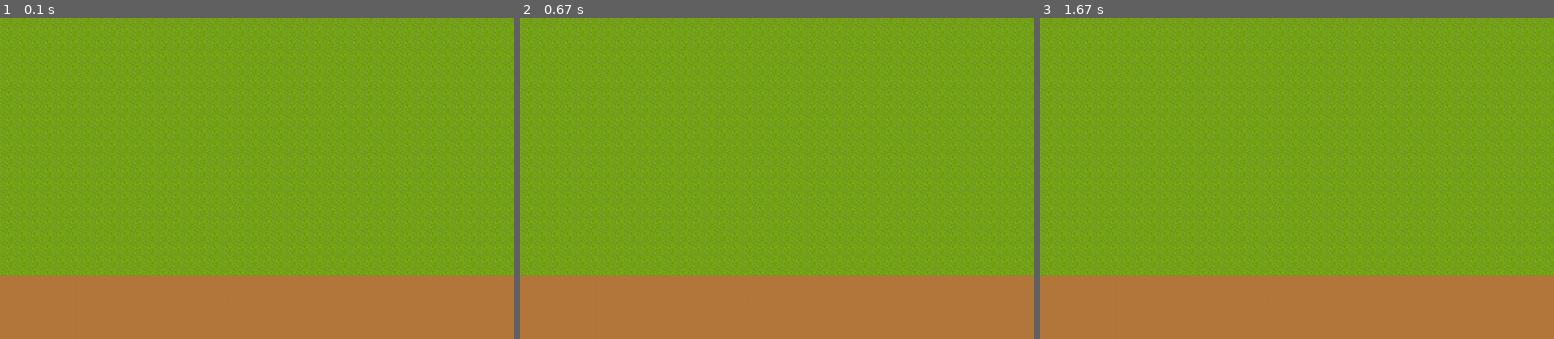
Above: before the commit, frames 1-3 (left to right).
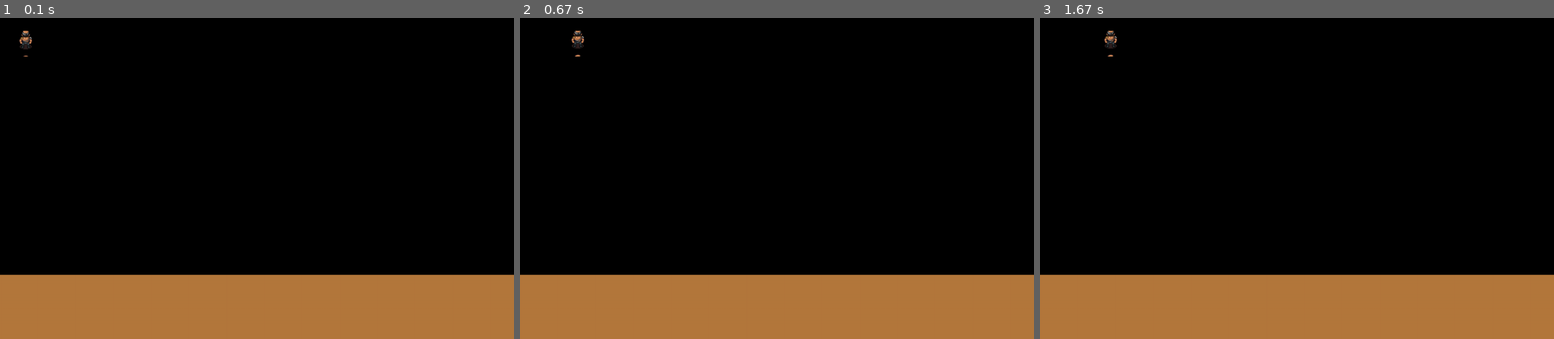
Above: after the commit, the same moments.

Repository: antoinebnm/Pygame-Project-23
Game: pygame game, started from main.py
The game is run twice, just before and just after one commit, with the same random seed, the same clock (stepped at 60 frames per second) and the same inputs.
Inputs:
- Up to frame 1 (0.1 s): no input
- Up to frame 2 (0.67 s): hold Right from 0.33 s (still down)
- Up to frame 3 (1.67 s): release Right at 0.8 s

The runs differ from the first frame. In frame 1, 80% of the frame differs, in the area x 0-100%, y 0-81%; in frame 2, 80%; in frame 3, 80%.

Commit message:
lil player is good / need to resize tiles

Diff:
--- a/config.py
+++ b/config.py
@@ -13,9 +13,7 @@
 
 TILE_SIZE = 32
 TILE_MARGIN = 0
-
 SPRITE_SIZE = 64
-PLAYER_CHARACTER = 'knight'
 
 FPS = 60
 
@@ -33,11 +31,19 @@
 
 ###################################################################
 #                                                                 #
-#                       Movements and Keys                        #
+#                    Movements and Charcaters                     #
 #                                                                 #
 ###################################################################
 PLAYER_SPEED = 4
 
+PLAYER_CHARACTER = 'knight'
+
+
+###################################################################
+#                                                                 #
+#                             KEYBINDS                            #
+#                                                                 #
+###################################################################
 PLAYER_LEFT_KEY = pygame.K_LEFT
 PLAYER_RIGHT_KEY = pygame.K_RIGHT
 PLAYER_UP_KEY = pygame.K_UP
--- a/levels.py
+++ b/levels.py
@@ -1,6 +1,7 @@
 import pygame, random, csv, os
 from config import *
 
+# Chargement du chemin d'accès absolu en variable globale
 path = os.path.dirname(__file__) + "/levels/"
 
 class Levels:
--- a/main.py
+++ b/main.py
@@ -4,6 +4,7 @@
 from sprites import *
 from config import *
 
+# Chargement du chemin d'accès absolu en variable globale
 path = os.path.dirname(__file__)
 
 class Game:
@@ -12,7 +13,7 @@
         pygame.init()
         self.window = pygame.display.set_mode((SCREEN_WIDTH, SCREEN_HEIGHT + LOWER_MARGIN))
         self.screen = pygame.rect.Rect(0, 0, SCREEN_WIDTH, SCREEN_HEIGHT)
-        self.window.fill(pygame.Color(180, 120, 60, 60))
+        self.window.fill(pygame.Color(180, 120, 60))
         self.clock = pygame.time.Clock()
         self.running = True
 
@@ -39,17 +40,17 @@
         self.window.fill(pygame.Color(0,0,0), self.screen)
 
 # Draw tilemap on screen
-        for i in range(self.screen.left, self.screen.right, TILE_SIZE):
-            for j in range(self.screen.top, self.screen.bottom, TILE_SIZE):
-                self.window.blit(self.tiles.get_tile(8, 2), (i, j))
+        #for i in range(self.screen.left, self.screen.right, TILE_SIZE):
+        #    for j in range(self.screen.top, self.screen.bottom, TILE_SIZE):
+        #        self.window.blit(self.tiles.get_tile(8, 2), (i, j))
 
 # Random function ==> pour le fun (epilepsie)
         if self.keys[pygame.K_r]:
             self.random_tiles()
 
         # Load ALL Sprite at the very end ==> else : will not appear on screen
-        self.player.draw_sprite()
         self.player.update()
+        self.window.blit(self.player.player_sprite, (self.player.x, self.player.y))
         # ___________________________________
 
         pygame.display.flip()
@@ -66,7 +67,7 @@
 
     # Update the game state based on user input and object behavior
     def update(self):
-
+        pygame.display.set_caption("Facing %s" % (self.player.player_facing))
         #pygame.display.set_caption("{:.2f} FPS".format(self.clock.get_fps()))
         pass
 
@@ -76,6 +77,7 @@
         while self.playing:
             self.events()
             self.update()
+
             self.draw_window()
 
             # Update display and tick clock
--- a/sprites.py
+++ b/sprites.py
@@ -1,7 +1,7 @@
 import pygame, random, math, sys
 from config import *
 
-# Définition du chemin d'accès (absolu)
+# Chargement du chemin d'accès absolu en variable globale
 path = os.path.dirname(__file__) + "/sprites/"
 screen = pygame.rect.Rect(0, 0, SCREEN_WIDTH, SCREEN_HEIGHT)
 game_screen = pygame.surface.Surface((SCREEN_WIDTH, SCREEN_HEIGHT))
@@ -24,7 +24,7 @@
         self.facing_sprite = 10
 
 # à changer / automatiser avec interface
-        self.load_player_sprite('knight')
+        self.load_player_sprite()
 
 # Chargement tileset du chararcter / à automatiser avec interface
     def load_player_sprite(self, sprite_name=PLAYER_CHARACTER):
@@ -32,28 +32,26 @@
 
 # Suite du chargement et mise en variable
     def load_sprites(self, filename, width, height, rows = 21, cols = 13):
-        image = pygame.image.load((path + filename)).convert()
+        image = pygame.image.load((path + filename)).convert() # Save des perfs, add .convert()
         self.sprite_table = []
         for tile_x in range(0, cols):
             line = []
             self.sprite_table.append(line)
             for tile_y in range(0, rows):
-                rect = (tile_x * 2, tile_y * 2, SPRITE_SIZE, SPRITE_SIZE)
+                rect = (tile_x * 2, tile_y * 2, SPRITE_SIZE, SPRITE_SIZE) # tiles x&y * 2 ==> TILE_SIZE * 2 = SPRITE_SIZE
                 line.append(image.subsurface(rect))
 
 # Fonction de récup. de tile, tout est dans le nom
     def get_sprite(self, x_char=1, y_char=10):
-        return self.sprite_table[x_char][y_char]
+        return self.sprite_table[x_char-1][y_char-1]
 
 # Dessiner le character sur l'écran (.blit)
     def draw_sprite(self):
-        self.player_sprite = self.get_sprite(0, self.facing_sprite)
-        game_screen.blit(self.player_sprite, (self.x * SPRITE_SIZE, self.y * SPRITE_SIZE))
+        self.player_sprite = self.get_sprite(1, self.facing_sprite)
 
 
 # FONCTION UPDATE / récurrence
     def update(self):
-        self.load_sprites((PLAYER_CHARACTER + '.png'), 832, 1344)
         self.movements()
         self.animation()
 
--- a/tilesheet.py
+++ b/tilesheet.py
@@ -1,10 +1,12 @@
 import sys, os, pygame
 from config import *
 
+# Chargement du chemin d'accès absolu en variable globale
 path = os.path.dirname(__file__)
 levels_path = path + "/levels/"
 
 class Tilesheet:
+# Chargement tileset du chararcter / à automatiser avec interface
     def __init__(self, filename, width, height, rows, cols):
         image = pygame.image.load((path + '/img/' + filename)).convert()
         self.tile_table = []
@@ -15,9 +17,11 @@
                 rect = (tile_x * TILE_SIZE, tile_y * TILE_SIZE, TILE_SIZE, TILE_SIZE)
                 line.append(image.subsurface(rect))
 
+# Fonction de récup. de tile, tout est dans le nom
     def get_tile(self, x, y):
         return self.tile_table[x][y]
 
+# Dessiner le character sur l'écran (.blit)
     def draw_tiles(self, screen):
         for x, row in enumerate(self.tile_table):
             for y, tile in enumerate(row):
